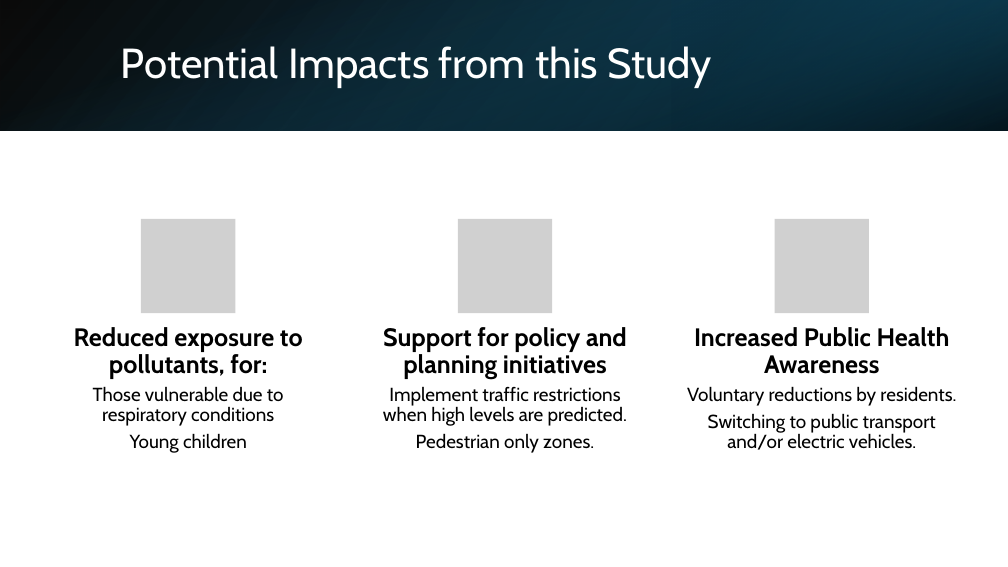
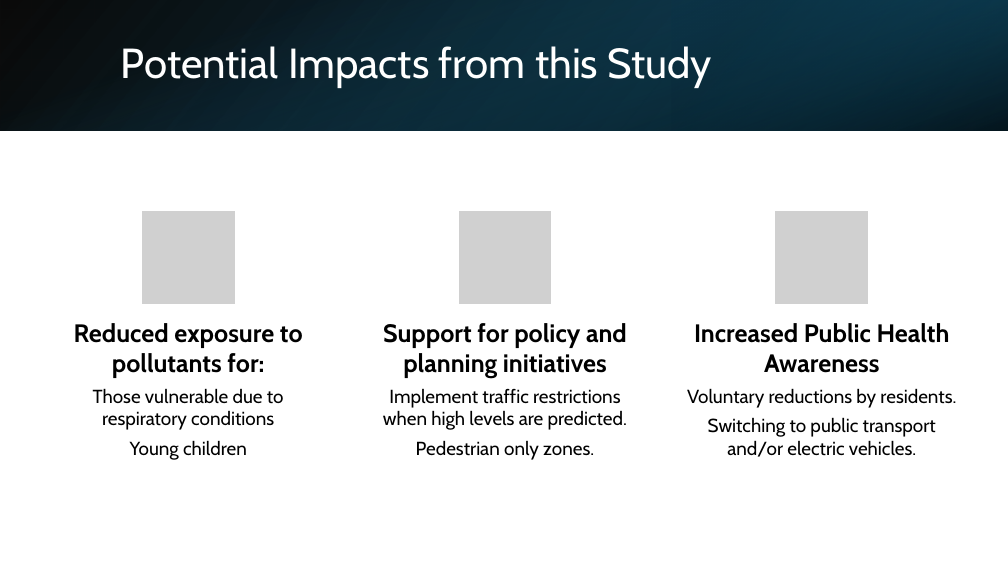
Before and after one commit to daemonchild/cardiffmet-dat5003-applied-datascience, a slide deck: slide 4 of DAT5003-S2_24-AirQuality-ST20285213-TomRowan_PRES1.pptx. Drawn at 1008x567 pixels with LibreOffice and Linux fonts; fonts in the diff are those of the drawing; grey boxes stand for pictures. Boxes give left, top, right and bottom in pixels: in the first picture for what was removed or moved away, otherwise in the second. Text is boxed around its words. In the diff, an @@ line names an element or a change of style, - is before the commit and + after.

```diff
--- a/DAT5003-S2_24-AirQuality-ST20285213-TomRowan_PRES1.pptx
+++ b/DAT5003-S2_24-AirQuality-ST20285213-TomRowan_PRES1.pptx
@@ 3 pictures: place and size @@
-3 pictures at bbox=[141, 219, 870, 314]
+3 pictures at bbox=[141, 211, 870, 306]
@@ text at bbox=[74, 323, 303, 378]: text changed @@
-Reduced exposure to pollutants, for:
+Reduced exposure to pollutants for:
@@ line spacing 0.9 to 1 in 5 elements at bbox=[383, 323, 627, 378], bbox=[694, 323, 950, 373], bbox=[93, 388, 284, 460], bbox=[383, 389, 627, 460], bbox=[687, 388, 956, 457] @@
```
Also in this commit, not shown: 10 other slides changed, 2 slides added, 4 other files.
